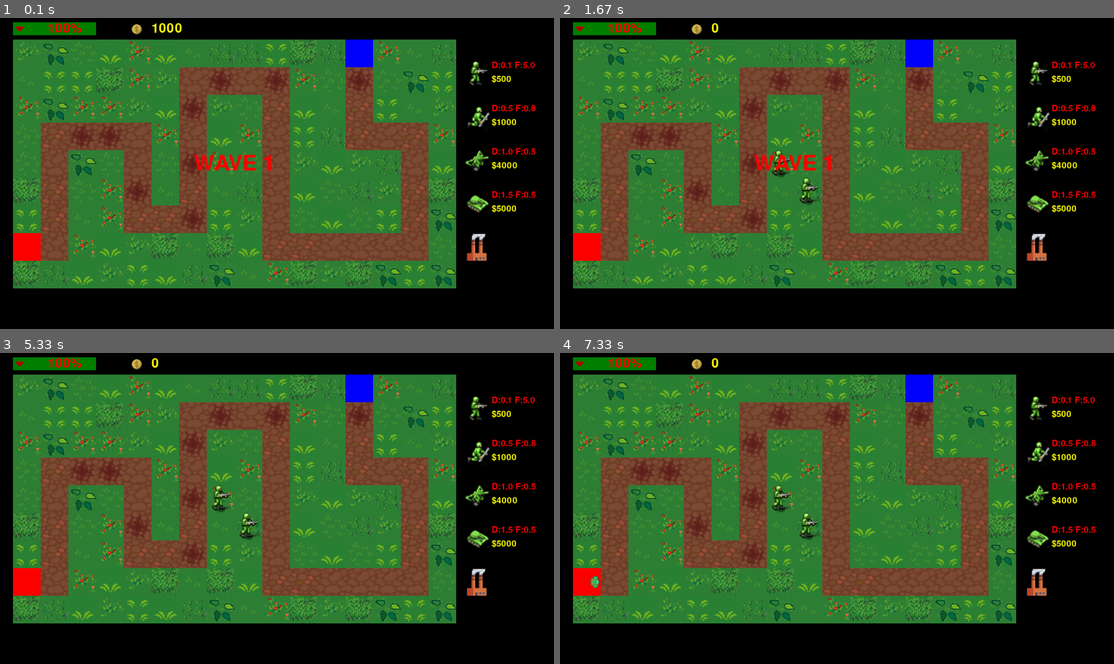
Above: before the commit, frames 1-4 (two rows, left to right).
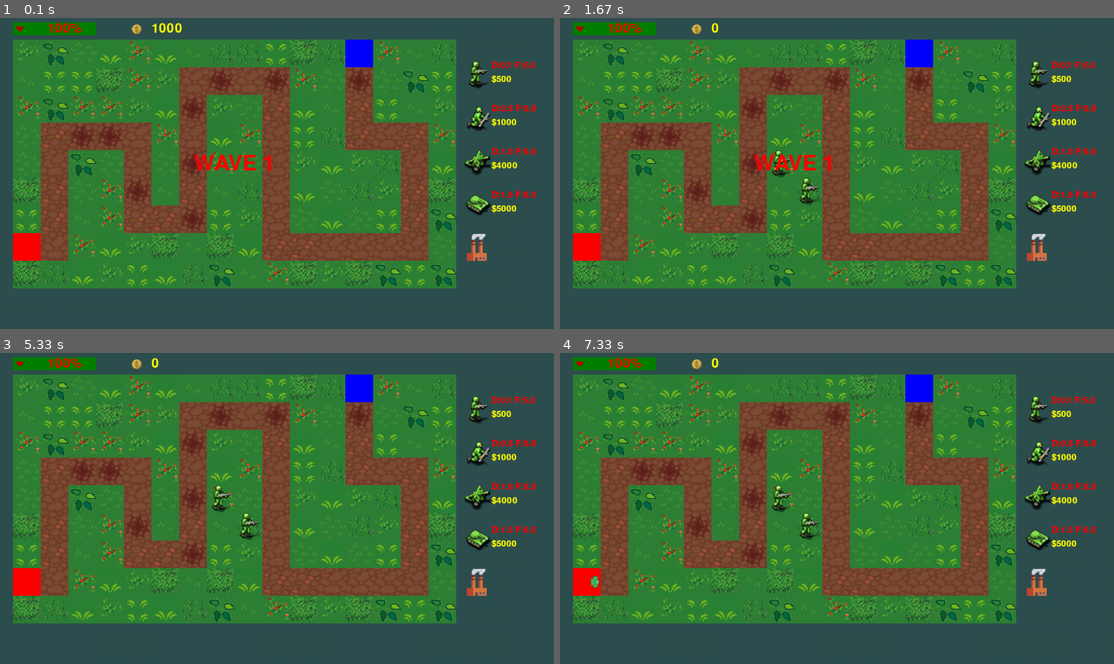
Above: after the commit, the same moments.

Repository: Eric-Guerra-Ribeiro/veik-defense
Game: pygame game, started from main.py
Same seed, same stepped clock (60 frames per second), same inputs: the game is played once before the commit and once after it.
Inputs (mouse positions are in pixels of both pictures, inside the frame that each line leads up to):
- Up to frame 1 (0.1 s): no input
- Up to frame 2 (1.67 s): click (814, 185) at 0.38 s; click "WAVE 1" at 0.72 s
- Up to frame 3 (5.33 s): no input
- Up to frame 4 (7.33 s): no input

The runs differ from the first frame. In frame 1, 34% of the frame differs, in the area x 0-100%, y 0-100%; in frame 2, 34%; in frame 3, 34%; in frame 4, 34%.

Commit message:
improving background color

Diff:
--- a/art.py
+++ b/art.py
@@ -147,7 +147,7 @@
         """
         Draws all elements in screen.
         """
-        self.screen.fill(pgc.BLACK)
+        self.screen.fill(pgc.DARK_SLATE_GRAY)
         if self.game.game_state == enums.GameState.GRACE_PERIOD:
             self.draw_playing()
             self.draw_wave_text()
@@ -218,7 +218,7 @@
     """
     Create button surface
     """
-    img = pygame.Surface((2.75 * pgc.GRID_SIZE, pgc.GRID_SIZE))
+    img = pygame.Surface((2.75 * pgc.GRID_SIZE, pgc.GRID_SIZE), pygame.SRCALPHA)
     regular_font = pygame.font.Font('freesansbold.ttf', 20)
     if type == enums.ResourceFactory.COAL_FACTORY:
         img.blit(pygame.image.load("sprites/general/factory.png"), (0, 0))
--- a/pygameconstants.py
+++ b/pygameconstants.py
@@ -18,6 +18,7 @@
 GREEN = 0, 128, 0
 RED = 255, 0, 0
 YELLOW = 255 , 255, 0
+DARK_SLATE_GRAY = 47,79,79
 
 ROAD_SRITES = 3
 GRASS_SPRITES = 9
